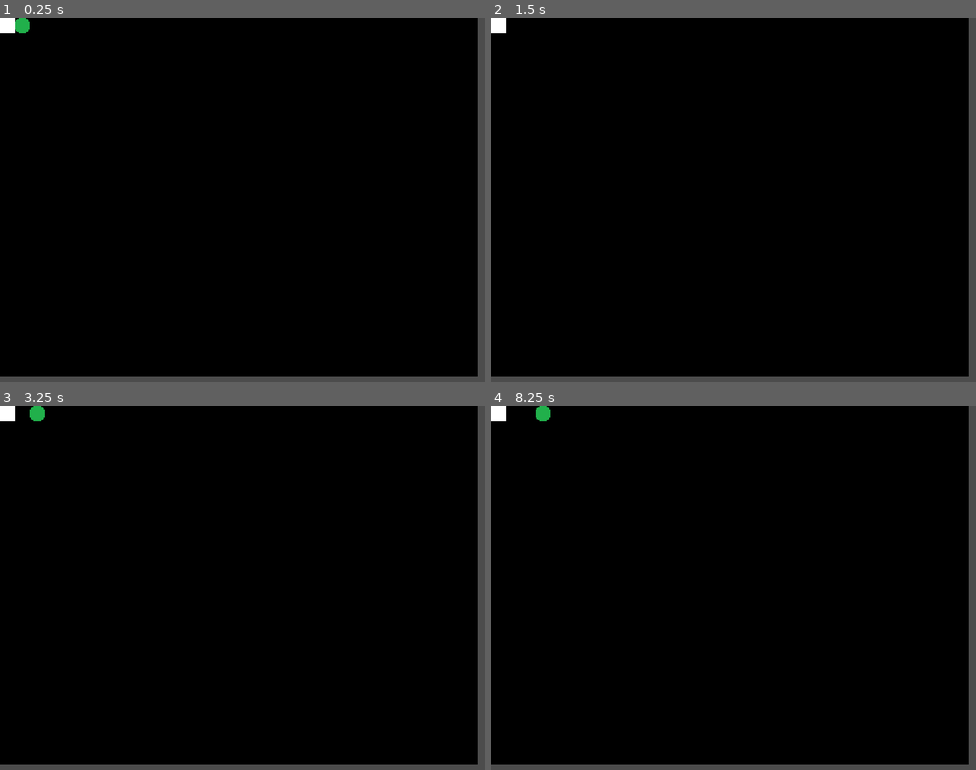
Above: before the commit, frames 1-4 (two rows, left to right).
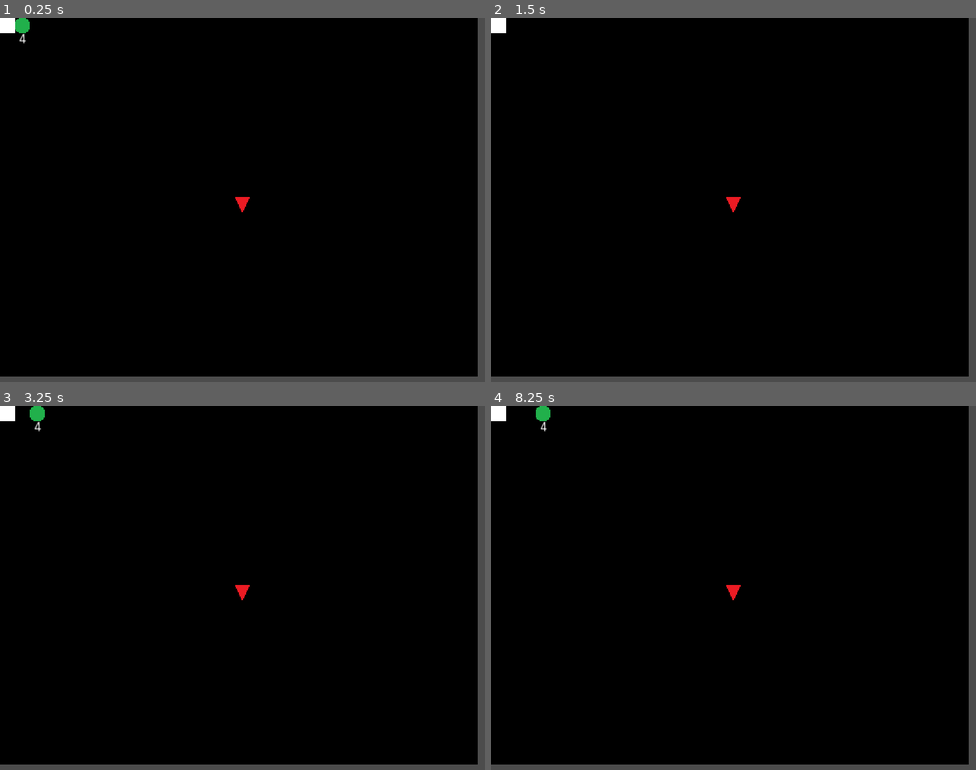
Above: after the commit, the same moments.

Repository: Mantisette/FinalFightPlus
Game: Godot game, scene res://escenas/juego.tscn
Two runs of this game, one before a commit and one after it. Both use one fixed random seed, a clock stepped at 60 frames per second and the inputs below.
Inputs:
- Up to frame 1 (0.25 s): no input
- Up to frame 2 (1.5 s): tap Enter at 0.5 s; tap Keypad 6 (move_E) at 0.6 s; tap Keypad 8 (move_N) at 0.8, 1.35 s; tap Space at 1.25 s
- Up to frame 3 (3.25 s): tap Keypad 2 (move_S) at 1.55, 2.1 s; tap Enter at 2 s; tap Keypad 4 (move_W) at 2.3, 2.85 s; tap Space at 2.75 s; tap Keypad 6 (move_E) at 3.05 s
- Up to frame 4 (8.25 s): tap Enter at 3.5 s; tap Keypad 6 (move_E) at 3.6, 6.05 s; tap Keypad 8 (move_N) at 3.8, 4.35, 6.8 s; tap Space at 4.25 s; tap Keypad 2 (move_S) at 4.55, 6.6, 7.55 s; tap Keypad 9 (move_NE) at 5.1 s; tap Keypad 4 (move_W) at 5.3 s; tap Keypad 7 (move_NW) at 5.85 s; tap Keypad 3 (move_SE) at 7.35 s; tap Keypad 1 (move_SW) at 8.1 s

The runs differ from the first frame. In frame 1, less than 0.1% of the frame differs, in the area x 4-52%, y 4-54%; in frame 2, less than 0.1%; in frame 3, less than 0.1%; in frame 4, less than 0.1%.

Commit message:
Añadidas señales.
Se detectan las colisiones entre áreas, y se emiten las señales pertinentes. Es una prueba, por supuesto; esto hay que arreglarlo todo.

Diff:
--- /dev/null
+++ b/escenas/enemigo.tscn
@@ -0,0 +1,30 @@
+[gd_scene load_steps=5 format=2]
+
+[ext_resource path="res://tiles/enemigo.png" type="Texture" id=1]
+[ext_resource path="res://scripts/enemigo.gd" type="Script" id=2]
+
+[sub_resource type="CircleShape2D" id=1]
+radius = 128.0
+
+[sub_resource type="CircleShape2D" id=2]
+radius = 8.0
+
+[node name="Node2D" type="Node2D"]
+script = ExtResource( 2 )
+
+[node name="Sprite" type="Sprite" parent="."]
+texture = ExtResource( 1 )
+
+[node name="AreaMusica" type="Area2D" parent="."]
+
+[node name="CollisionShape2D" type="CollisionShape2D" parent="AreaMusica"]
+shape = SubResource( 1 )
+
+[node name="AreaDamage" type="Area2D" parent="."]
+
+[node name="CollisionShape2D" type="CollisionShape2D" parent="AreaDamage"]
+shape = SubResource( 2 )
+
+[connection signal="area_entered" from="AreaMusica" to="." method="_on_AreaMusica_area_entered"]
+[connection signal="area_exited" from="AreaMusica" to="." method="_on_AreaMusica_area_exited"]
+[connection signal="area_entered" from="AreaDamage" to="." method="_on_AreaDamage_area_entered"]
--- a/escenas/juego.tscn
+++ b/escenas/juego.tscn
@@ -1,9 +1,10 @@
-[gd_scene load_steps=7 format=2]
+[gd_scene load_steps=8 format=2]
 
 [ext_resource path="res://scripts/mapa.gd" type="Script" id=1]
 [ext_resource path="res://tiles/tileset-terreno.png" type="Texture" id=2]
 [ext_resource path="res://escenas/jugador.tscn" type="PackedScene" id=3]
 [ext_resource path="res://escenas/musica.tscn" type="PackedScene" id=4]
+[ext_resource path="res://escenas/enemigo.tscn" type="PackedScene" id=5]
 
 [sub_resource type="ConvexPolygonShape2D" id=3]
 points = PoolVector2Array( 0, 0, 16, 0, 16, 16, 0, 16 )
@@ -60,7 +61,10 @@
 current = true
 zoom = Vector2( 0.65, 0.65 )
 
-[node name="Jugador" parent="." instance=ExtResource( 3 )]
-position = Vector2( 0, 0 )
+[node name="Jugador" parent="." groups=["Combate"] instance=ExtResource( 3 )]
 
-[node name="Musica" parent="." instance=ExtResource( 4 )]
+[node name="Musica" parent="." groups=["MusicaCombate"] instance=ExtResource( 4 )]
+visible = false
+
+[node name="Enemigo" parent="." groups=["Combate", "MusicaCombate"] instance=ExtResource( 5 )]
+position = Vector2( 260, 200 )
--- a/escenas/jugador.tscn
+++ b/escenas/jugador.tscn
@@ -7,7 +7,6 @@
 extents = Vector2( 8, 8 )
 
 [node name="Jugador" type="Area2D"]
-position = Vector2( 8, 8 )
 script = ExtResource( 2 )
 
 [node name="Sprite" type="Sprite" parent="."]
@@ -18,3 +17,13 @@
 
 [node name="RayCast2D" type="RayCast2D" parent="."]
 cast_to = Vector2( 0, 0 )
+
+[node name="Label" type="Label" parent="."]
+margin_left = -10.0
+margin_top = 8.0
+margin_right = 10.0
+margin_bottom = 22.0
+hint_tooltip = "health"
+mouse_filter = 1
+align = 1
+valign = 1
--- a/project.godot
+++ b/project.godot
@@ -16,7 +16,7 @@
 
 [autoload]
 
-Global="*res://global.gd"
+Global="*res://scripts/global.gd"
 
 [display]
 
--- /dev/null
+++ b/scripts/enemigo.gd
@@ -0,0 +1,17 @@
+extends Node2D
+
+
+func _on_AreaMusica_area_entered(area):
+  # if area.rid == 1307:
+  print(area)
+  get_tree().call_group("MusicaCombate", "cambiar_musica_combate")
+
+
+func _on_AreaMusica_area_exited(area):
+  print(area)
+  get_tree().call_group("MusicaCombate", "cambiar_musica_calma")
+
+
+func _on_AreaDamage_area_entered(area):
+  print(area)
+  get_tree().call_group("Combate", "jugador_damage")
--- a/global.gd
+++ b/scripts/global.gd
@@ -4,7 +4,3 @@
 
 var map: Array
 var first_floor: Vector2
-
-func _process(delta):
-  # print(first_floor)
-  pass
--- a/scripts/jugador.gd
+++ b/scripts/jugador.gd
@@ -1,20 +1,27 @@
 extends Area2D
 
+const MAX_HEALTH = 5
+const MIN_HEALTH = 0
+var health: int
+
 onready var raycast = $RayCast2D
+onready var label = $Label
 
 var movement = {
-  "move_N": Vector2.UP,
+  "move_N":  Vector2.UP,
   "move_NE": Vector2.UP + Vector2.RIGHT,
-  "move_E": Vector2.RIGHT,
+  "move_E":  Vector2.RIGHT,
   "move_SE": Vector2.DOWN + Vector2.RIGHT,
-  "move_S": Vector2.DOWN,
+  "move_S":  Vector2.DOWN,
   "move_SW": Vector2.DOWN + Vector2.LEFT,
-  "move_W": Vector2.LEFT,
+  "move_W":  Vector2.LEFT,
   "move_NW": Vector2.UP + Vector2.LEFT,
 }
 
 func _ready():
-  #TODO: spawn the player in a ground tile
+  health = MAX_HEALTH
+  label.text = str(health)
+
   position = Global.first_floor * Global.TILE_SIZE
   position += Vector2(Global.TILE_SIZE / 2, Global.TILE_SIZE / 2)
 
@@ -28,3 +35,7 @@
   raycast.force_raycast_update()
   if !raycast.is_colliding():
     position += movement[dir] * Global.TILE_SIZE
+
+func jugador_damage():
+  self.health -= 1
+  label.text = str(health)
--- a/scripts/mapa.gd
+++ b/scripts/mapa.gd
@@ -18,18 +18,21 @@
   'pared': 1
 }
 
+
 func _ready():
   randomize()
-  generate()
+  _generate()
 
   Global.map = _save_map()
   Global.first_floor = _find_first_floor()
+
 
 func _unhandled_input(event):
   if Input.is_key_pressed(KEY_F5):
     _regen(0)
 
-func generate():
+
+func _generate():
   # Setters
   noise.seed = randi()
   noise.octaves = self.octaves
@@ -40,14 +43,16 @@
     for y in range(0, self.height_gen):
       set_cell(x, y, noise.get_noise_2d(x, y) + 1)
 
+
 func _regen(_x: int):
-  generate()
+  _generate()
 
 func _find_first_floor():
   for y in range(0, self.height_gen):
     for x in range(0, self.width_gen):
       if get_cell(x, y) == TILES.suelo:
         return Vector2(float(x), float(y))
+
 
 func _save_map():
   var map = []
--- a/scripts/musica.gd
+++ b/scripts/musica.gd
@@ -1,8 +1,22 @@
 extends Node2D
+
+const MIN_VOLUME = -80
+const MAX_VOLUME = 0
 
 onready var musica_calma := $MusicaCalma
 onready var musica_combate := $MusicaCombate
 
+
 func _ready():
-  musica_calma.volume_db = 0
-  musica_combate.volume_db = -80
+  musica_calma.volume_db = MAX_VOLUME
+  musica_combate.volume_db = MIN_VOLUME
+
+
+func cambiar_musica_combate():
+  musica_calma.volume_db = MIN_VOLUME
+  musica_combate.volume_db = MAX_VOLUME
+
+
+func cambiar_musica_calma():
+  musica_calma.volume_db = MAX_VOLUME
+  musica_combate.volume_db = MIN_VOLUME
